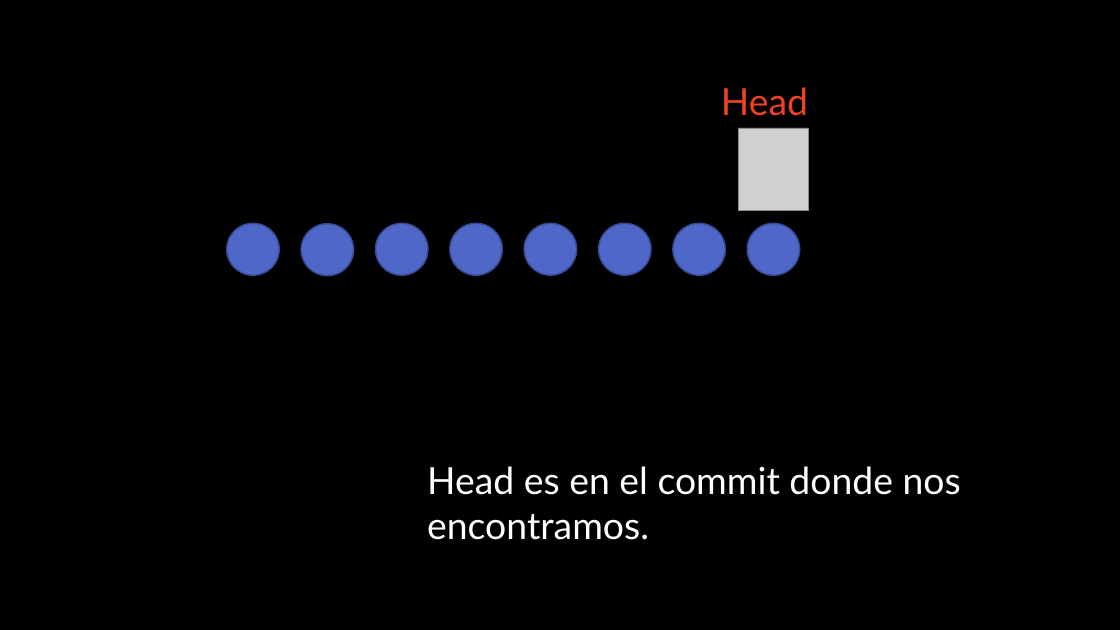
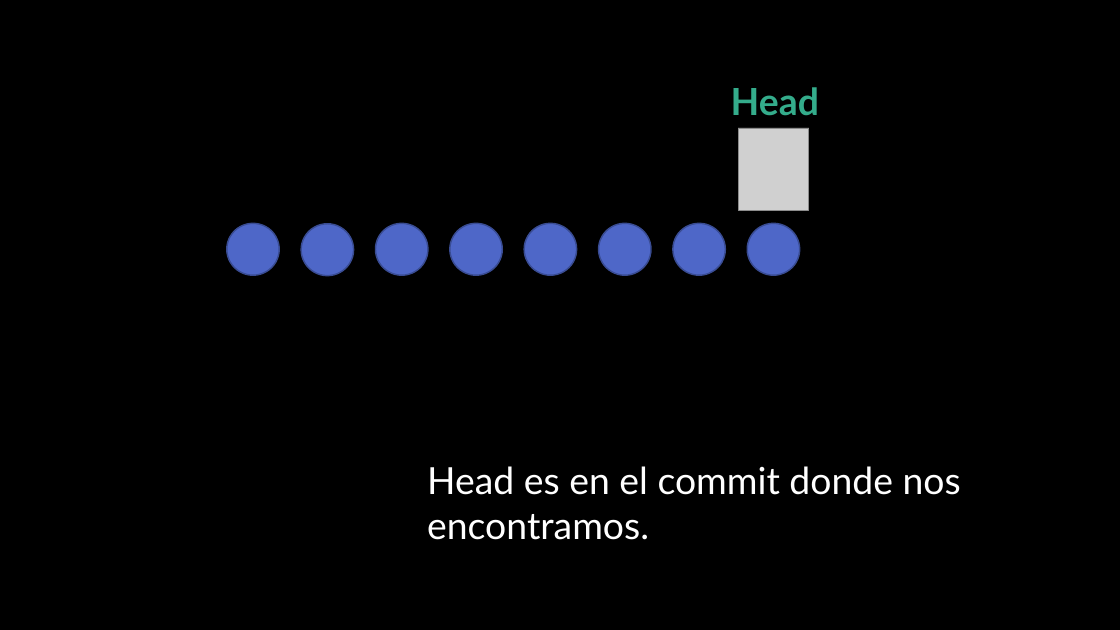
Before and after one commit to Informatica-UNASUR/LaboratorioGit, a slide deck: slide 32 of Git_Laboratorio.pptx. Drawn at 1120x630 pixels with LibreOffice and Linux fonts; fonts in the diff are those of the drawing; grey boxes stand for pictures; background and template pictures are left out. Boxes give left, top, right and bottom in pixels: in the first picture for what was removed or moved away, otherwise in the second. Text is boxed around its words. In the diff, an @@ line names an element or a change of style, - is before the commit and + after.

```diff
--- a/Git_Laboratorio.pptx
+++ b/Git_Laboratorio.pptx
@@ text "Head" moved from (x1=721, y1=87, x2=808, y2=116) to (x1=731, y1=87, x2=819, y2=116) @@
@@ text "Head" at (x1=731, y1=87, x2=819, y2=116): text colour #F14124 to #34AC8B, bold on @@
```
Also in this commit, not shown: 9 other slides changed, 2 slides added, 1 other file.
